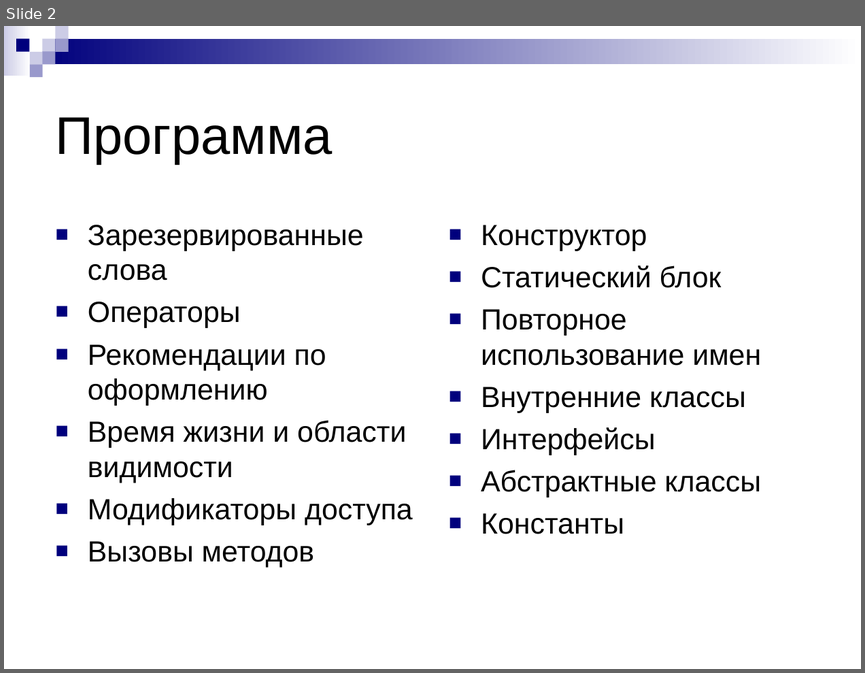
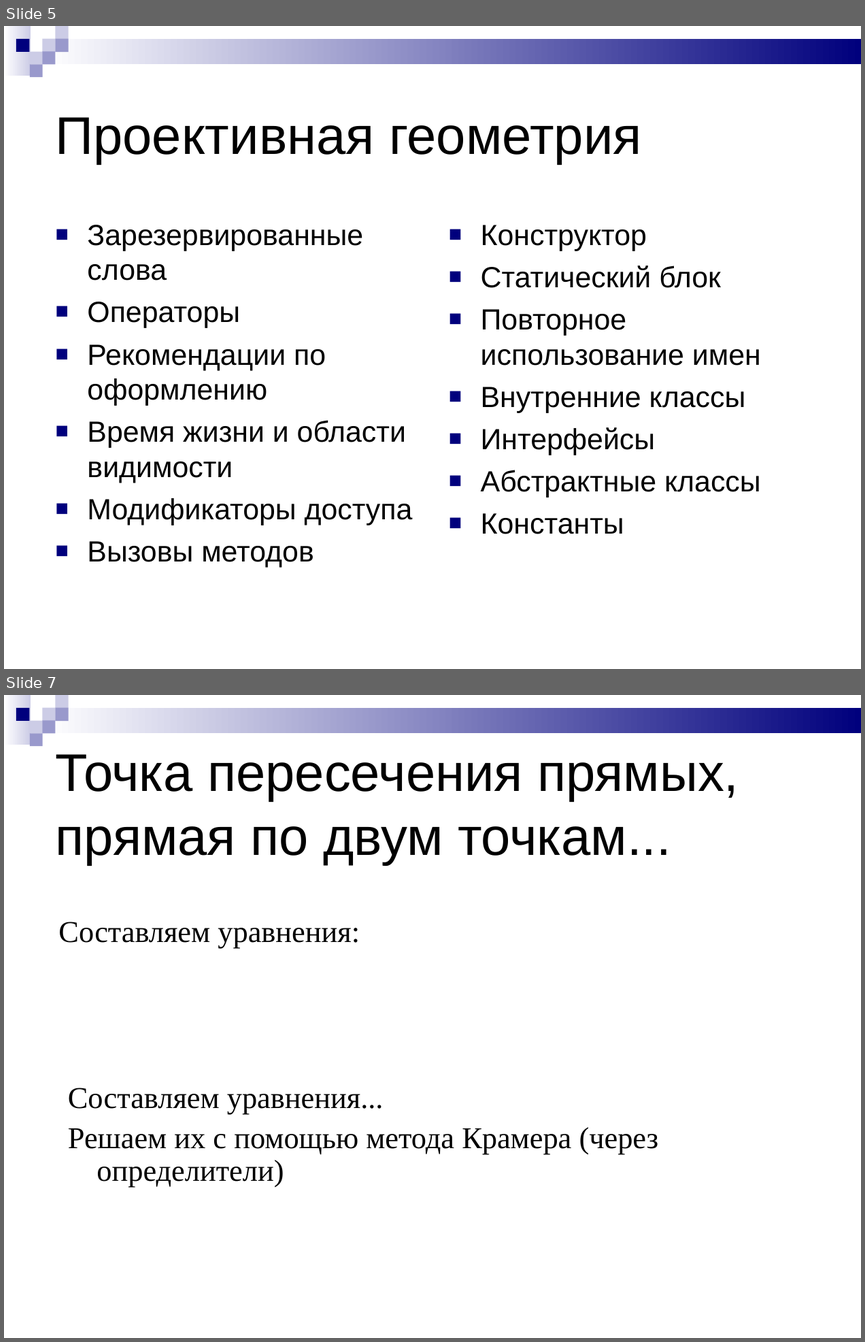
Before and after one commit to Chuvi-w/lisiynos, a slide deck: schedule/Однородные координаты.ppt. Shown one above the other, each under a label of ours: slide 2 before the commit, slides 5 and 7 after it; the slides between them are not shown. The pictures are 865x673 and 865x1342 pixels, drawn with LibreOffice and Linux fonts; fonts in the diff are those of the drawing. Boxes give left, top, right and bottom in pixels: in the first picture for what was removed or moved away, otherwise in the second. Text is boxed around its words. In the diff, an @@ line names an element or a change of style, - is before the commit and + after.

```diff
--- a/schedule/Однородные координаты.ppt
+++ b/schedule/Однородные координаты.ppt
@@ slide 7 added at box(4, 695, 861, 1338), background #FFFFFF; not listed: 9 template elements that a slide beside it also shows @@
@@ text added at box(56, 754, 738, 865), 49 pt, text #000000 @@
+Точка пересечения прямых, прямая по двум точкам...
@@ text added at box(58, 921, 360, 948), 28 pt, text #000000 @@
+Составляем уравнения:
@@ text added at box(68, 1087, 659, 1187), 28 pt, text #000000 @@
+Составляем уравнения...
+Решаем их с помощью метода Крамера (через определители)
@@ what was slide 2 is now slide 5 @@
@@ slide 5 changed as well @@
@@ rectangle at box(4, 26, 31, 76): fill gradient #CCCCE6 to #FFFFFF to gradient #FFFFFF to #CCCCE6 @@
@@ rectangle at box(43, 38, 861, 64): fill gradient #00007D to #FFFFFF to gradient #FFFFFF to #00007D @@
@@ text at box(56, 117, 641, 164): text changed @@
-Программа
+Проективная геометрия
```
Also in this commit, not shown: 2 other slides changed, 5 other slides added, 58 slides removed, 1 other file.
